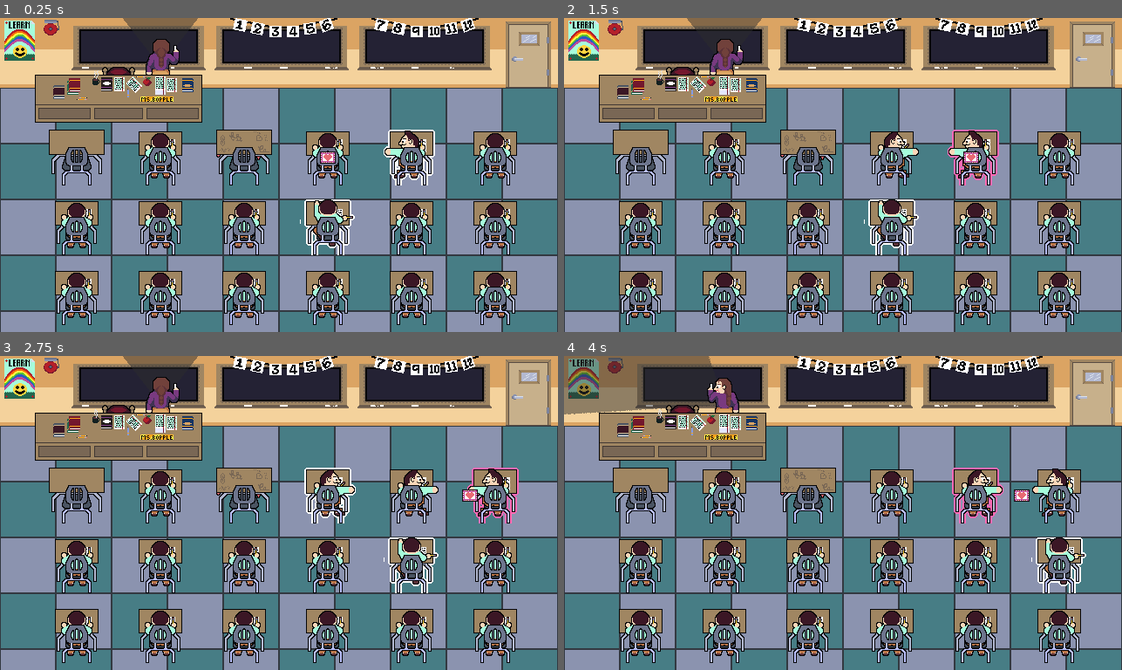
Above: before the commit, frames 1-4 (two rows, left to right).
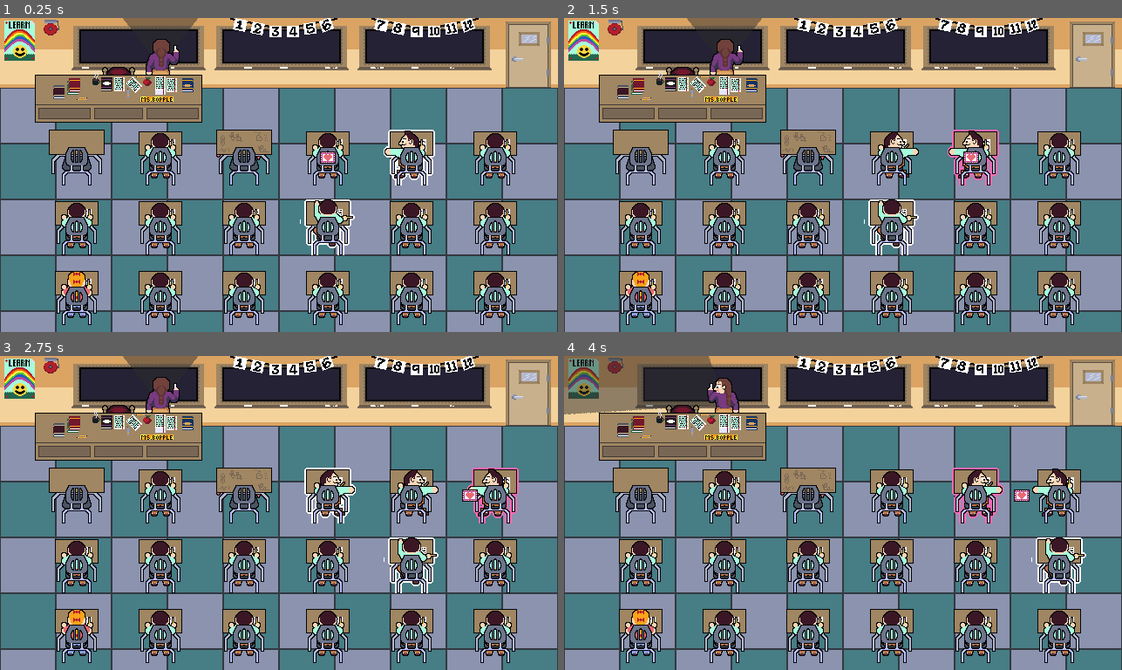
Above: after the commit, the same moments.

Repository: RacBrosGaming/Love-Note
Game: Godot game, scene res://Levels/class_room.tscn
Two runs of this game, one before a commit and one after it. Both use one fixed random seed, a clock stepped at 60 frames per second and the inputs below. The engine's default icon, where the game draws it, is replaced by a stand-in: a white triangle on a blue panel in a dark square.
Inputs (mouse positions are in pixels of both pictures, inside the frame that each line leads up to):
- Up to frame 1 (0.25 s): no input
- Up to frame 2 (1.5 s): move the mouse to (642, 228) at 0.52 s; hold Right (right) 0.53-1.28 s; hold Space (select) 0.53-1.28 s; click (642, 228) at 0.67 s; move the mouse to (642, 297) at 1.27 s; hold Down (down) from 1.28 s (still down); tap Space (select) at 1.35 s; click (642, 297) at 1.42 s
- Up to frame 3 (2.75 s): move the mouse to (161, 494) at 2.02 s; release Down (down) at 2.03 s; hold Right (right) from 2.03 s (still down); hold Space (select) from 2.03 s (still down); click (161, 494) at 2.17 s
- Up to frame 4 (4 s): move the mouse to (725, 566) at 2.77 s; release Right (right) at 2.78 s; release Space (select) at 2.78 s; hold Up (up) 2.78-3.53 s; tap Space (select) at 2.85 s; click (725, 566) at 2.92 s; move the mouse to (725, 635) at 3.52 s; hold Left (left) from 3.53 s (still down); hold Space (select) from 3.53 s (still down); click (725, 635) at 3.67 s

The runs differ from the first frame. In frame 1, 0.2% of the frame differs, in the area x 11-17%, y 80-96%; in frame 2, 0.2%; in frame 3, 0.2%; in frame 4, 0.2%.

Commit message:
Added goal

Diff:
--- a/Scenes/desk.gd
+++ b/Scenes/desk.gd
@@ -9,6 +9,7 @@
 @onready var animation_player: AnimationPlayer = $AnimationPlayer
 
 @export var kids: Array[Texture2D] = []
+@export var goal_sprite: Texture2D
 
 const KID_IDLE_FRAME := 0
 const KID_LEFT_FRAME := 2
@@ -28,6 +29,7 @@
 var hovered: bool: set = set_hover
 var direction: Vector2i: set = set_direction
 var pending_hover := false
+var goal: bool: set = set_goal
 
 func set_active(value: bool) -> void:
 	active = value
@@ -36,6 +38,11 @@
 func set_hover(value: bool) -> void:
 	hovered = value
 	super_highlight(hovered)
+
+func set_goal(value: bool) -> void:
+	goal = value
+	if goal && goal_sprite:
+		sprite_2d.texture = goal_sprite
 
 func set_direction(value: Vector2i) -> void:
 	direction = value
--- a/Scenes/desk.tscn
+++ b/Scenes/desk.tscn
@@ -1,7 +1,8 @@
-[gd_scene load_steps=9 format=3 uid="uid://dnhrpo8g4oeh1"]
+[gd_scene load_steps=10 format=3 uid="uid://dnhrpo8g4oeh1"]
 
 [ext_resource type="Script" path="res://Scenes/desk.gd" id="1_1pnw8"]
 [ext_resource type="Shader" path="res://Scenes/desk.gdshader" id="1_ht8tx"]
+[ext_resource type="Texture2D" uid="uid://dnl3cwlonbsb6" path="res://Assets/Desk/spritesheet_goal.png" id="3_quhxt"]
 [ext_resource type="Texture2D" uid="uid://bq6j164bctrp4" path="res://Assets/Desk/spritesheet_kid_1.png" id="4_v2hdf"]
 
 [sub_resource type="ShaderMaterial" id="ShaderMaterial_qoy8t"]
@@ -64,6 +65,7 @@
 monitoring = false
 script = ExtResource("1_1pnw8")
 kids = Array[Texture2D]([ExtResource("4_v2hdf")])
+goal_sprite = ExtResource("3_quhxt")
 
 [node name="Sprite2D" type="Sprite2D" parent="."]
 material = SubResource("ShaderMaterial_qoy8t")
--- a/Scenes/grid.gd
+++ b/Scenes/grid.gd
@@ -9,7 +9,7 @@
 const DESK_SCENE := 1 #TileSet ID
 const EMPTY_DESK_SCENE = 2 #TileSet ID
 
-@onready var desks: TileMapLayer = $Desks
+@onready var desks: TileMapLayerScene = $Desks
 @onready var a_star_debug: TileMapLayer = $AStarDebug
 
 var a_star_grid: AStarGrid2D
@@ -26,6 +26,11 @@
 		while find_path().is_empty():
 			print("callled")
 			reroll_empty_desks()
+
+func _process(delta: float) -> void:
+	var desk := desks.get_cell_scene(end_position) as Desk
+	if is_instance_valid(desk):
+		desk.goal = true
 
 func setup_grids() -> void:
 	desks.clear()
--- a/Scenes/grid.tscn
+++ b/Scenes/grid.tscn
@@ -1,9 +1,10 @@
-[gd_scene load_steps=9 format=4 uid="uid://bycek0e5qii0i"]
+[gd_scene load_steps=10 format=4 uid="uid://bycek0e5qii0i"]
 
 [ext_resource type="Script" path="res://Scenes/grid.gd" id="1_6gtw2"]
 [ext_resource type="PackedScene" uid="uid://dnhrpo8g4oeh1" path="res://Scenes/desk.tscn" id="3_3gis4"]
 [ext_resource type="Texture2D" uid="uid://dv3jd0yxwm63m" path="res://icon.svg" id="3_c30uk"]
 [ext_resource type="PackedScene" uid="uid://b5fhemrtt1epj" path="res://Scenes/empty_desk.tscn" id="4_50dm2"]
+[ext_resource type="Script" path="res://Scenes/tile_map_layer_scene.gd" id="5_6t6h3"]
 
 [sub_resource type="TileSetAtlasSource" id="TileSetAtlasSource_yry3m"]
 texture = ExtResource("3_c30uk")
@@ -32,3 +33,4 @@
 [node name="Desks" type="TileMapLayer" parent="."]
 tile_map_data = PackedByteArray("AAAAAAAAAAAAAAAAAQAAAAEAAAAAAAAAAQAAAAIAAAAAAAAAAgABAAAAAAAAAAAAAQABAAEAAAAAAAAAAQABAA …(208 unchanged characters)…
 tile_set = SubResource("TileSet_8vxve")
+script = ExtResource("5_6t6h3")
--- /dev/null
+++ b/Scenes/tile_map_layer_scene.gd
@@ -0,0 +1,25 @@
+extends TileMapLayer
+class_name TileMapLayerScene
+
+var scenes: Dictionary = {} #[Vector2i, Node2D]
+
+func _enter_tree() -> void:
+	child_entered_tree.connect(_on_child_entered_tree)
+	child_exiting_tree.connect(_on_child_exiting_tree)
+
+func _on_child_entered_tree(node: Node) -> void:
+	await node.ready
+	var node_2d := node as Node2D
+	if is_instance_valid(node_2d):
+		var cell := local_to_map(to_local(node_2d.global_position))
+		set_cell_scene(cell, node_2d)
+
+func _on_child_exiting_tree(node: Node) -> void:
+	scenes.erase(node.get_meta("cell"))
+
+func get_cell_scene(cell: Vector2i) -> Node2D:
+	return scenes.get(cell)
+
+func set_cell_scene(cell: Vector2i, node: Node2D) -> void:
+	scenes[cell] = node
+	node.set_meta("cell", cell)
Binary file added: Assets/Desk/spritesheet_goal.png
Not shown, added: Assets/Desk/spritesheet_goal.png.import
